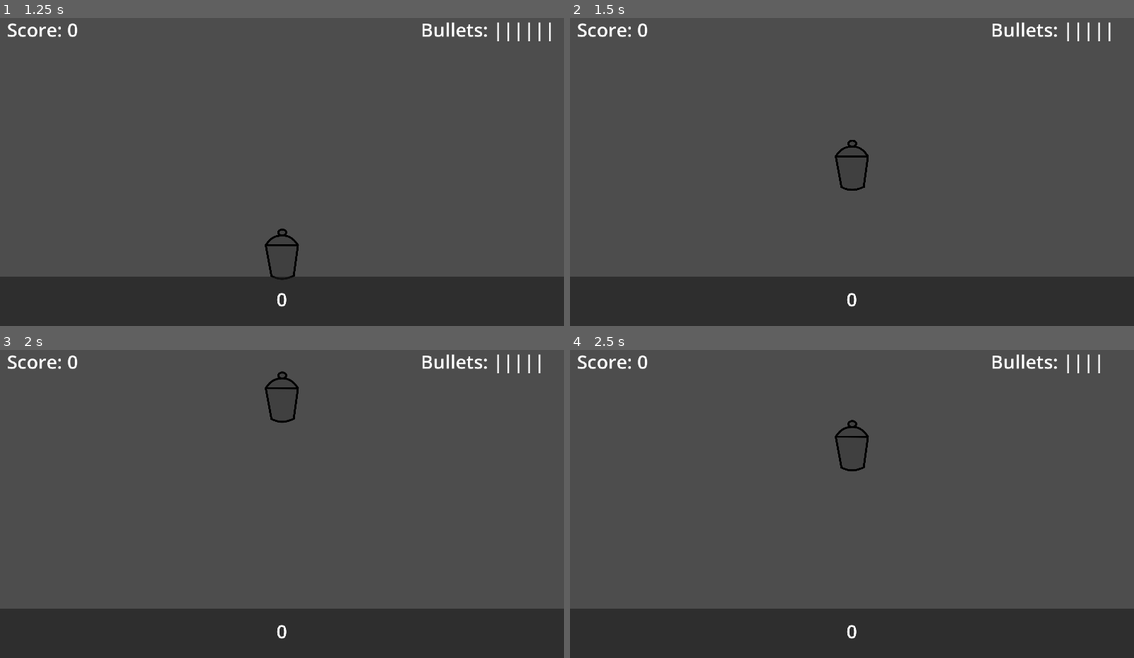
Above: before the commit, frames 1-4 (two rows, left to right).
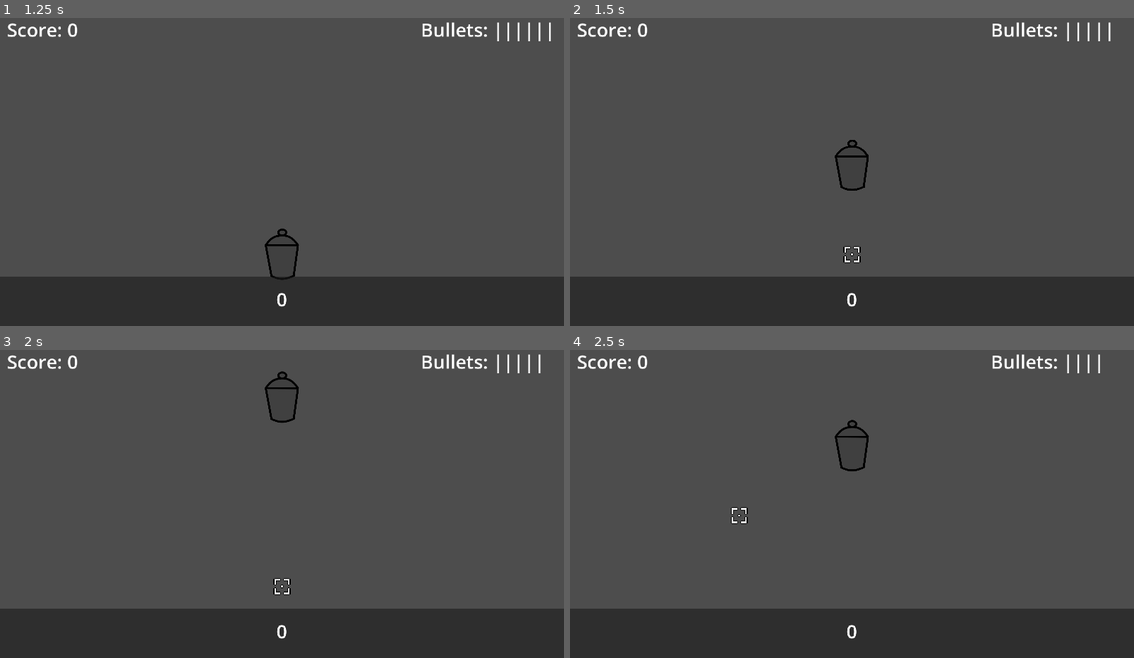
Above: after the commit, the same moments.

Repository: auspiciousArtifice/catastrophic-saloon
Game: Godot game, scene res://main_menu.tscn
Same seed, same stepped clock (60 frames per second), same inputs: the game is played once before the commit and once after it.
Inputs (mouse positions are in pixels of both pictures, inside the frame that each line leads up to):
- Up to frame 1 (1.25 s): click "Play" at 0.5 s
- Up to frame 2 (1.5 s): tap Enter (ui_accept) at 1.25, 1.35 s; move the mouse to (852, 255) at 1.27 s; hold Up (ui_up) from 1.28 s (still down); click (852, 255) at 1.42 s
- Up to frame 3 (2 s): keep holding Up (ui_up); tap Enter (ui_accept) at 1.52, 1.82 s
- Up to frame 4 (2.5 s): move the mouse to (739, 516) at 2.02 s; release Up (ui_up) at 2.03 s; hold Down (ui_down) from 2.03 s (still down); click (739, 516) at 2.1 s; tap Enter (ui_accept) at 2.27, 2.3 s

Frame 1 is identical in both runs. In frame 2, less than 0.1% of the frame differs, in the area x 48-52%, y 74-80%; in frame 3, less than 0.1%; in frame 4, less than 0.1%, in the area x 28-32%, y 51-57%.

Commit message:
Adds reticle to mouse when shooting

Diff:
--- a/bar.tscn
+++ b/bar.tscn
@@ -1,8 +1,10 @@
-[gd_scene load_steps=13 format=3 uid="uid://tgc0uthue6dj"]
+[gd_scene load_steps=15 format=3 uid="uid://tgc0uthue6dj"]
 
 [ext_resource type="Script" path="res://scripts/bar.gd" id="1_gdwpw"]
 [ext_resource type="Script" path="res://scripts/shaker.gd" id="1_wbpji"]
 [ext_resource type="Texture2D" uid="uid://ba02ddjsp1cka" path="res://assets/full_shaker.png" id="3_y2s3a"]
+[ext_resource type="Texture2D" uid="uid://dg64m62t8n1c6" path="res://assets/Western_HUD/crosshair.png" id="5_ko2w4"]
+[ext_resource type="Script" path="res://reticle.gd" id="6_gyqnu"]
 [ext_resource type="Script" path="res://scripts/score_counter.gd" id="7_d246b"]
 
 [sub_resource type="RectangleShape2D" id="RectangleShape2D_abu3o"]
@@ -179,14 +181,23 @@
 [node name="ScoreCounter" type="Node" parent="."]
 script = ExtResource("7_d246b")
 
+[node name="ReticleSprite" type="Sprite2D" parent="."]
+position = Vector2(32, -32)
+scale = Vector2(2.9, 2.9)
+texture = ExtResource("5_ko2w4")
+script = ExtResource("6_gyqnu")
+
 [connection signal="ammo_changed" from="." to="CanvasLayer/BulletCounter" method="_on_bar_ammo_changed"]
 [connection signal="launch" from="." to="Shaker" method="_on_bar_launch"]
+[connection signal="launch" from="." to="ReticleSprite" method="_on_bar_launch"]
 [connection signal="out_of_ammo" from="." to="Shaker" method="_on_out_of_ammo"]
+[connection signal="out_of_ammo" from="." to="ReticleSprite" method="_on_out_of_ammo"]
 [connection signal="input_event" from="Shaker" to="Shaker" method="_on_input_event"]
 [connection signal="perfect_landing" from="Shaker" to="ScoreCounter" method="_on_shaker_perfect_landing"]
 [connection signal="shaker_hit" from="Shaker" to="ScoreCounter" method="_on_shaker_hit"]
 [connection signal="shaker_landed" from="Shaker" to="." method="_on_shaker_landed"]
 [connection signal="shaker_landed" from="Shaker" to="ScoreCounter" method="_on_shaker_shaker_landed"]
+[connection signal="shaker_landed" from="Shaker" to="ReticleSprite" method="_on_shaker_shaker_landed"]
 [connection signal="shaker_spin" from="Shaker" to="ScoreCounter" method="_on_shaker_shaker_spin"]
 [connection signal="accum_updated" from="ScoreCounter" to="CanvasLayer/AccumScore" method="_on_score_counter_accum_updated"]
 [connection signal="player_score_updated" from="ScoreCounter" to="CanvasLayer/Score" method="_on_score_counter_player_score_updated"]
--- /dev/null
+++ b/reticle.gd
@@ -0,0 +1,24 @@
+class_name Reticle
+extends Sprite2D
+
+
+# Called when the node enters the scene tree for the first time.
+func _ready():
+	visible = false
+
+
+# Called every frame. 'delta' is the elapsed time since the previous frame.
+func _process(delta):
+	position = get_viewport().get_mouse_position()
+
+
+func _on_bar_launch():
+	visible = true
+
+
+func _on_out_of_ammo():
+	visible = false
+
+
+func _on_shaker_shaker_landed():
+	visible = false
--- a/scripts/bar.gd
+++ b/scripts/bar.gd
@@ -27,10 +27,6 @@
 		print("served")
 		curr_state = BarState.PREPARE
 
-#func shoot() -> void:
-#	if shots_left > 0:
-#		shots_left -= 1
-
 # Called when the node enters the scene tree for the first time.
 func _ready():
 	curr_state = BarState.PREPARE
--- a/scripts/shaker.gd
+++ b/scripts/shaker.gd
@@ -50,6 +50,7 @@
 	if launched and airborne and abs(linear_velocity.length()) <= 0.01:
 		launched = false
 		airborne = false
+		shootable = false
 		check_landing()
 		shaker_landed.emit()
 		print("landed")
Binary file added: assets/Free Effect Bullet Impact Explosion 32x32 V1/Blue Effect Bullet Impact Explosion 32x32.png
Not shown, added: assets/Free Effect Bullet Impact Explosion 32x32 V1/Blue Effect Bullet Impact Explosion 32x32.png.import
Binary file added: assets/Free Effect Bullet Impact Explosion 32x32 V1/Green Effect Bullet Impact Explosion 32x32.png
Not shown, added: assets/Free Effect Bullet Impact Explosion 32x32 V1/Green Effect Bullet Impact Explosion 32x32.png.import
Binary file added: assets/Free Effect Bullet Impact Explosion 32x32 V1/Introl Blue Effect Bullet Impact Explosion 32x32.gif
Binary file added: assets/Free Effect Bullet Impact Explosion 32x32 V1/Introl Green Effect Bullet Impact Explosion 32x32.gif
Binary file added: assets/Free Effect Bullet Impact Explosion 32x32 V1/Introl Purple Effect Bullet Impact Explosion 32x32.gif
Binary file added: assets/Free Effect Bullet Impact Explosion 32x32 V1/Introl Red Effect Bullet Impact Explosion 32x32.gif
Binary file added: assets/Free Effect Bullet Impact Explosion 32x32 V1/Introl Yellow Effect Bullet Impact Explosion 32x32.gif
Binary file added: assets/Free Effect Bullet Impact Explosion 32x32 V1/Purple Effect Bullet Impact Explosion 32x32.png
Not shown, added: assets/Free Effect Bullet Impact Explosion 32x32 V1/Purple Effect Bullet Impact Explosion 32x32.png.import
Binary file added: assets/Free Effect Bullet Impact Explosion 32x32 V1/Red Effect Bullet Impact Explosion 32x32.png
(and 12 more such lines)
